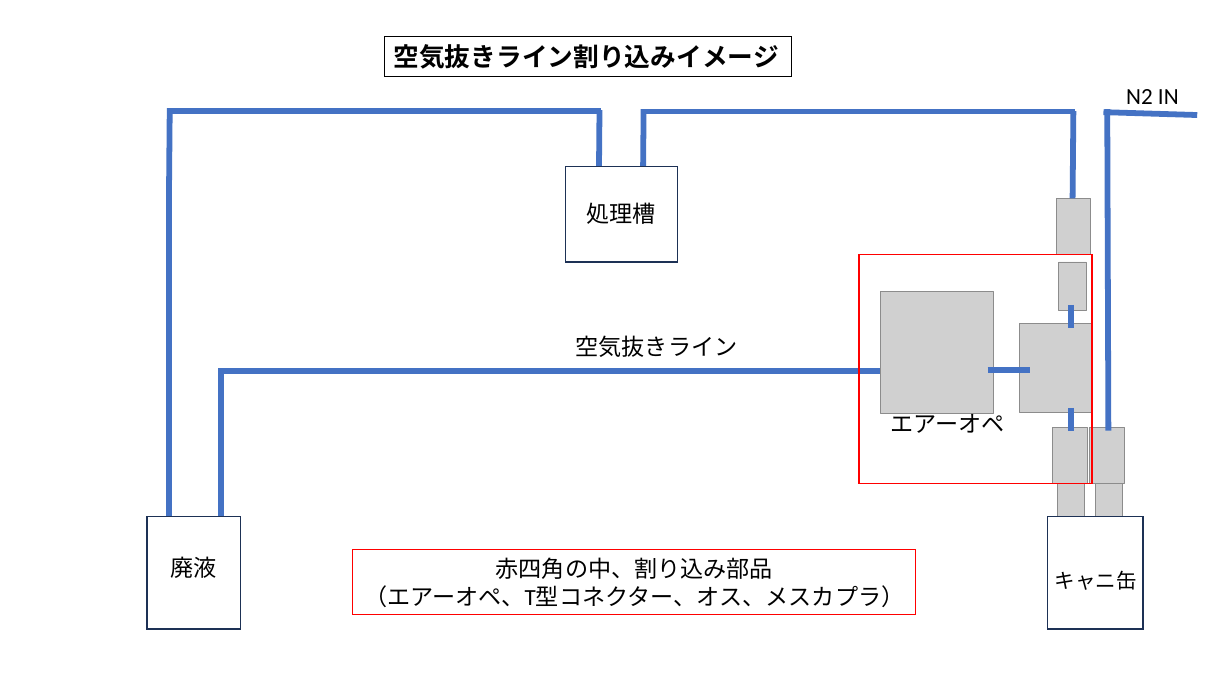
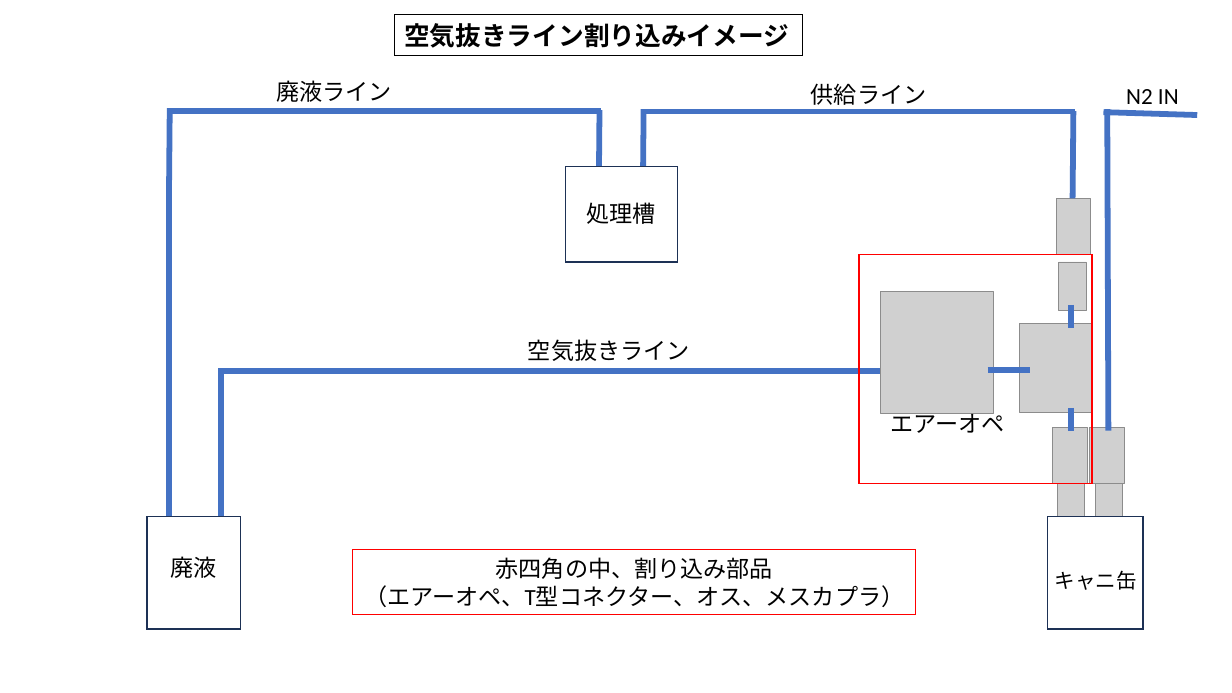
Before and after one commit to nguyenvannhat137-lang/auto_mouse_keyboard, a slide deck: slide 1 of relay 3.pptx. Drawn at 1232x693 pixels with LibreOffice and Linux fonts; fonts in the diff are those of the drawing; grey boxes stand for pictures. Boxes give left, top, right and bottom in pixels: in the first picture for what was removed or moved away, otherwise in the second. Text is boxed around its words. In the diff, an @@ line names an element or a change of style, - is before the commit and + after.

```diff
--- a/relay 3.pptx
+++ b/relay 3.pptx
@@ rectangle "空気抜きライン割り込みイメージ": place and size @@
-rectangle "空気抜きライン割り込みイメージ" at [384, 36, 792, 77]
+rectangle "空気抜きライン割り込みイメージ" at [396, 15, 803, 55]
@@ text added at [277, 80, 392, 102], 18 pt, text #000000 @@
+廃液ライン
@@ text added at [811, 83, 926, 105], 18 pt, text #000000 @@
+供給ライン
@@ text "空気抜きライン": place and size @@
-text "空気抜きライン" at [576, 335, 738, 357]
+text "空気抜きライン" at [528, 339, 690, 361]
```
Also in this commit, not shown: 2 slides added, 1 slide removed.
